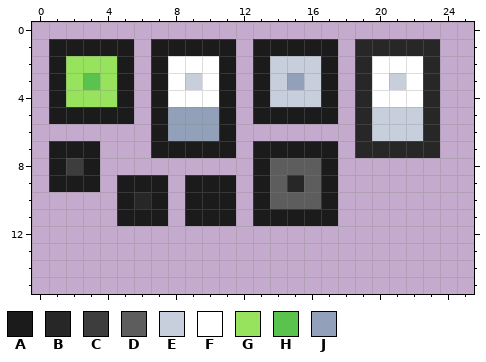
Pixel-art sprite: GNUI/theme/gnuiTheme.png. The picture above was drawn from the file before the commit.
The file is 33x33 pixels. Shown: x 0..25, y 0..15.
Palette (. is transparent): A #1b1b1b  B #272727  C #3d3d3d  D #5d5d5d  E #c7cfdd  F #ffffff  G #97e35e  H #59c34e  J #92a1b9
Pixels before, first column x 1:
 1 AAAAA.AAAAA.AAAAA.BBBBB
 2 AGGGA.AFFFA.AEEEA.BFFFB
 3 AGHGA.AFEFA.AEJEA.BFEFB
 4 AGGGA.AFFFA.AEEEA.BFFFB
 5 AAAAA.AJJJA.AAAAA.BEEEB
 6 ......AJJJA.......BEEEB
 7 AAA...AAAAA.AAAAA.BBBBB
 8 ACA.........ADDDA......
 9 AAA.AAA.AAA.ADBDA......
10 ....ABA.AAA.ADDDA......
11 ....AAA.AAA.AAAAA......
After the commit:
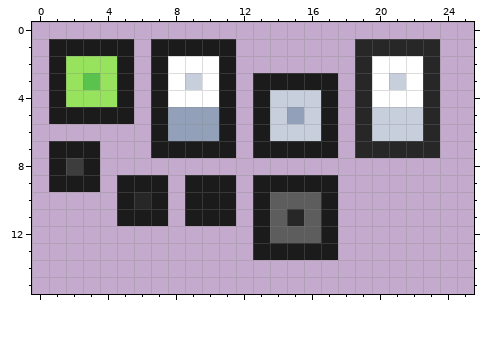
The edit:
There is now colour A in row 6 at x 13 and 17; in row 12 at x 13 and 17; in row 13 at x 13 to 17.
The edit turns colour B into colour A in row 9 at x 15.
The edit turns colour D into colour A in row 9 at x 14 and 16.
The edit turns colour E into colour A in row 3 at x 14 and 16.
The edit turns colour J into colour A in row 3 at x 15.
The edit turns colour A into colour B in row 11 at x 15.
There is now colour D in row 12 at x 14 to 16.
The edit turns colour A into colour D in row 11 at x 14 and 16.
There is now colour E in row 6 at x 14 to 16.
The edit turns colour A into colour E in row 5 at x 14 and 16.
The edit turns colour A into colour J in row 5 at x 15.
The author cleared colour A in row 1 at x 13 to 17; in row 2 at x 13 and 17; in row 8 at x 13 and 17.
The author cleared colour D in row 8 at x 14 to 16.
The author cleared colour E in row 2 at x 14 to 16.
